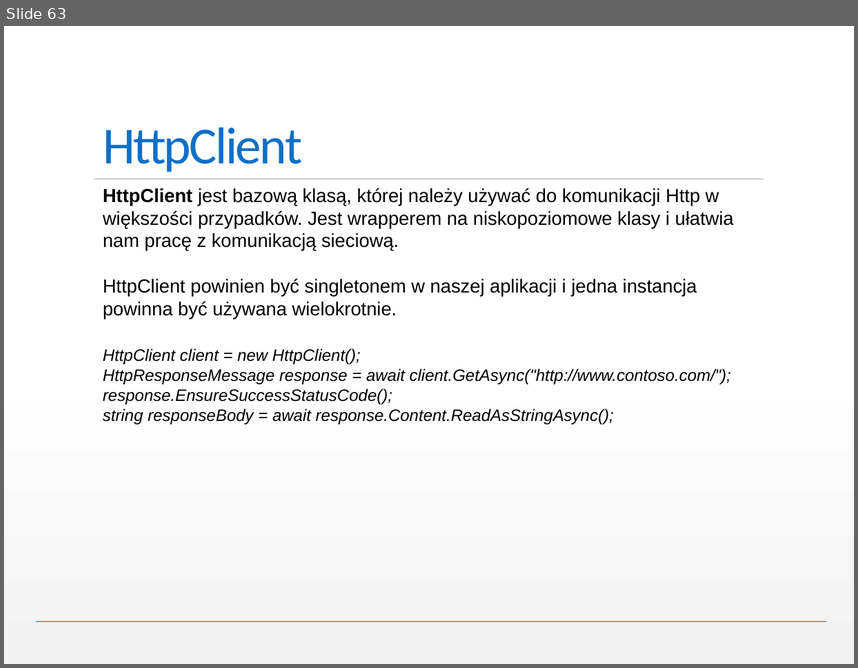
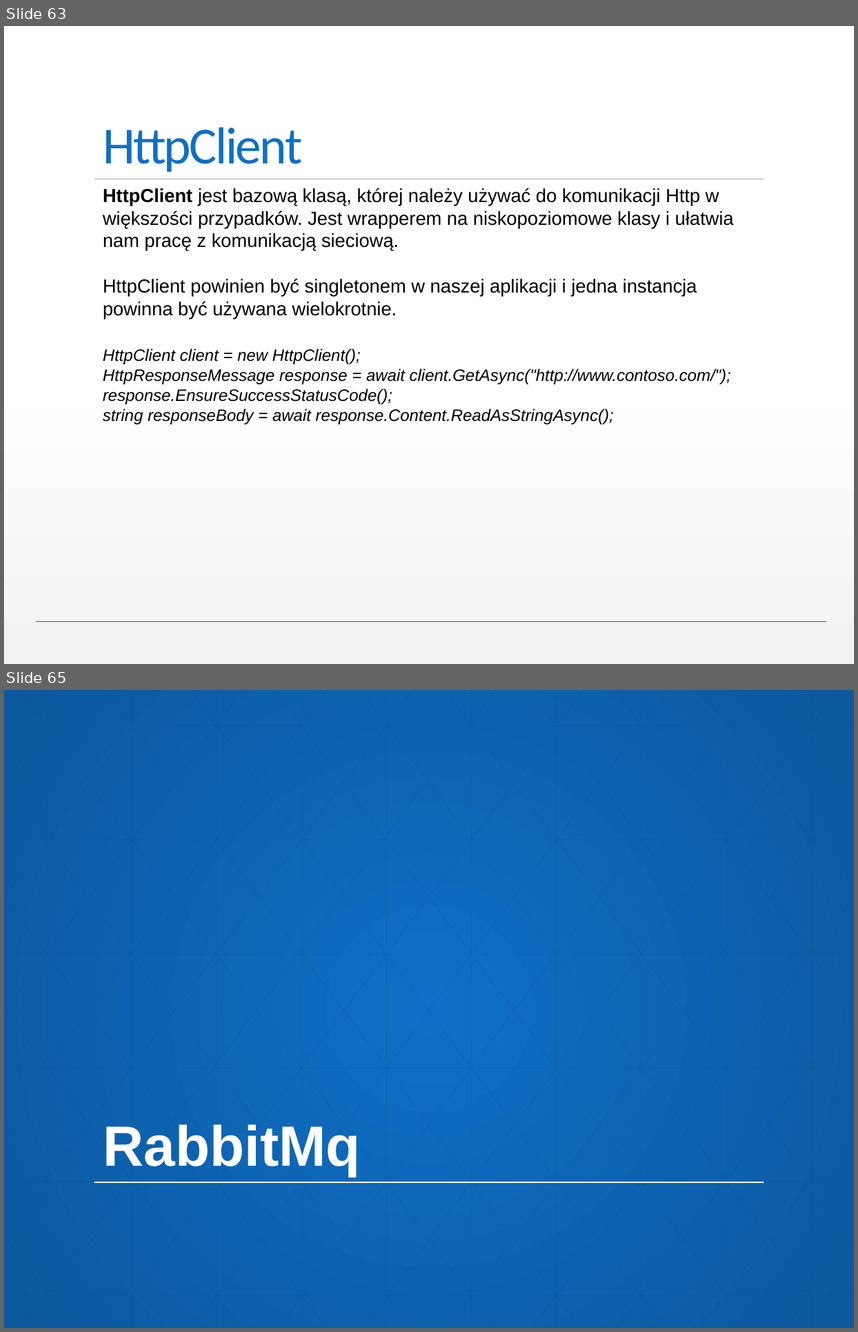
Before and after one commit to miloszzieba/.NetAdvanced, a slide deck: NET Framework Advanced.pptx. Shown one above the other, each under a label of ours: slide 63 before the commit, slides 63 and 65 after it; the slides between them are not shown. The pictures are 858x668 and 858x1332 pixels, drawn with LibreOffice and Linux fonts; fonts in the diff are those of the drawing. Boxes give left, top, right and bottom in pixels: in the first picture for what was removed or moved away, otherwise in the second. Text is boxed around its words. In the diff, an @@ line names an element or a change of style, - is before the commit and + after.

```diff
--- a/NET Framework Advanced.pptx
+++ b/NET Framework Advanced.pptx
@@ slide 65 added at [4, 690, 854, 1328], background gradient #0F6FC6 to #0C599E @@
@@ title added at [103, 1124, 361, 1176], 48 pt, text #FFFFFF, bold @@
+RabbitMq
@@ line added from (94, 1182) to (764, 1182), #FFFFFF 1 pt @@
@@ group added at [4, 690, 854, 1328]: 46 lines @@
```
Also in this commit, not shown: 4 slides changed, 2 other slides added.
